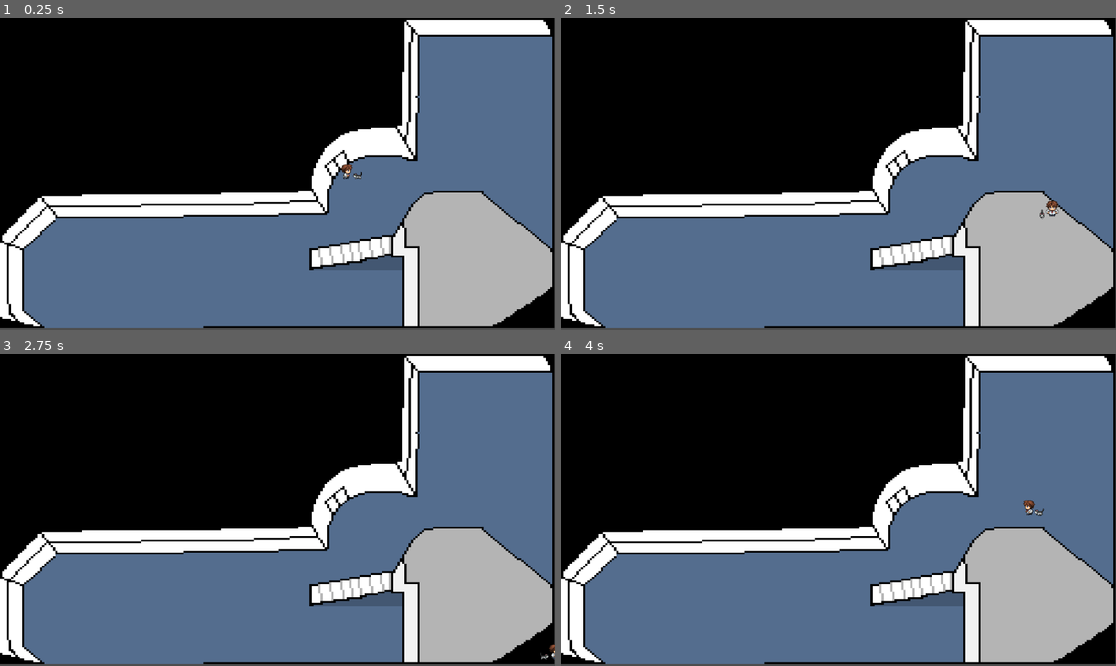
Above: before the commit, frames 1-4 (two rows, left to right).
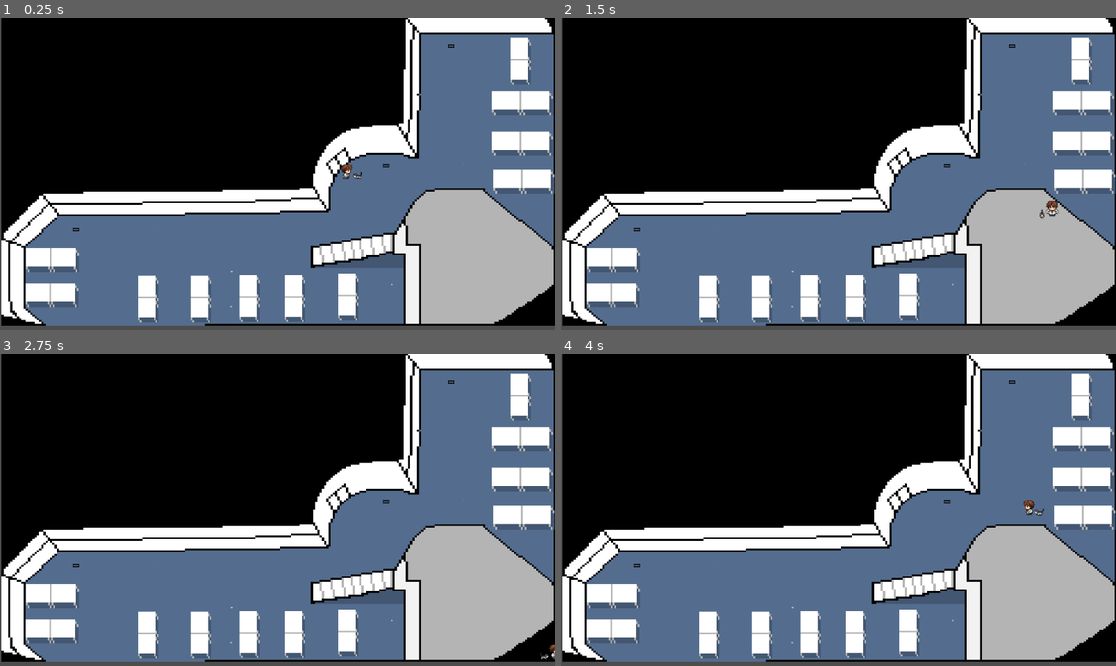
Above: after the commit, the same moments.

Repository: vigneshmourou/Project-Hoppy31-EPITECH-GAMEJAM-
Game: Godot game, scene res://scenes/main_scene.tscn
Two runs of this game, one before a commit and one after it. Both use one fixed random seed, a clock stepped at 60 frames per second and the inputs below. Before the commit the project has no main scene; this scene is started directly in both runs.
Inputs:
- Up to frame 1 (0.25 s): no input
- Up to frame 2 (1.5 s): tap Enter at 0.5 s; hold D (move_right) 0.53-1.28 s; hold S (move_backward) from 1.28 s (still down)
- Up to frame 3 (2.75 s): release S (move_backward) at 2.03 s; hold D (move_right) from 2.03 s (still down)
- Up to frame 4 (4 s): tap Space at 2.75 s; release D (move_right) at 2.78 s; hold W (move_forward) 2.78-3.53 s; tap Enter at 3.5 s; hold A (move_left) from 3.53 s (still down)

The runs differ from the first frame. In frame 1, 15% of the frame differs, in the area x 0-100%, y 0-100%; in frame 2, 15%; in frame 3, 15%; in frame 4, 15%.

Commit message:
[ADD]: colision and resolve merge problem

Diff:
--- a/APE/APE.tscn
+++ b/APE/APE.tscn
@@ -30,7 +30,7 @@
 [sub_resource type="RectangleShape2D" id="RectangleShape2D_u7k4p"]
 size = Vector2(47, 67)
 
-[node name="APE" type="Node2D"]
+[node name="APE2" type="Node2D"]
 
 [node name="TextureRect" type="TextureRect" parent="."]
 texture_filter = 1
--- a/KB2/KB2.tscn
+++ b/KB2/KB2.tscn
@@ -106,6 +106,7 @@
 
 [node name="Vent2" type="TextureRect" parent="TextureRect"]
 texture_filter = 3
+layout_mode = 0
 offset_left = 813.0
 offset_top = -13.0
 offset_right = 1315.0
@@ -115,6 +116,7 @@
 
 [node name="Vent3" type="TextureRect" parent="TextureRect"]
 texture_filter = 3
+layout_mode = 0
 offset_left = 34.0
 offset_top = 368.0
 offset_right = 536.0
@@ -135,6 +137,7 @@
 shape = SubResource("RectangleShape2D_wwqv0")
 
 [node name="table_blue2" type="TextureRect" parent="TextureRect"]
+layout_mode = 0
 offset_left = 203.0
 offset_top = 311.0
 offset_right = 1828.0
@@ -146,6 +149,7 @@
 shape = SubResource("RectangleShape2D_wwqv0")
 
 [node name="table_blue3" type="TextureRect" parent="TextureRect"]
+layout_mode = 0
 offset_left = 109.0
 offset_top = 311.0
 offset_right = 1734.0
@@ -157,6 +161,7 @@
 shape = SubResource("RectangleShape2D_wwqv0")
 
 [node name="table_blue4" type="TextureRect" parent="TextureRect"]
+layout_mode = 0
 offset_left = 8.0
 offset_top = 312.0
 offset_right = 1633.0
@@ -168,6 +173,7 @@
 shape = SubResource("RectangleShape2D_wwqv0")
 
 [node name="table_blue5" type="TextureRect" parent="TextureRect"]
+layout_mode = 0
 offset_left = -101.0
 offset_top = 312.0
 offset_right = 1524.0
@@ -193,6 +199,7 @@
 shape = SubResource("RectangleShape2D_prncc")
 
 [node name="table_horizontal_blue2" type="TextureRect" parent="TextureRect"]
+layout_mode = 0
 offset_left = -520.0
 offset_top = 372.0
 offset_right = 1258.0
@@ -204,6 +211,7 @@
 shape = SubResource("RectangleShape2D_prncc")
 
 [node name="table_green" type="TextureRect" parent="TextureRect"]
+layout_mode = 0
 offset_left = 360.0
 offset_top = 136.0
 offset_right = 2420.0
@@ -215,6 +223,7 @@
 shape = SubResource("RectangleShape2D_vgrqd")
 
 [node name="table_green2" type="TextureRect" parent="TextureRect"]
+layout_mode = 0
 offset_left = 357.0
 offset_top = 57.0
 offset_right = 2417.0
@@ -226,6 +235,7 @@
 shape = SubResource("RectangleShape2D_vgrqd")
 
 [node name="table_green3" type="TextureRect" parent="TextureRect"]
+layout_mode = 0
 offset_left = 357.0
 offset_top = -27.0
 offset_right = 2417.0
@@ -237,6 +247,7 @@
 shape = SubResource("RectangleShape2D_vgrqd")
 
 [node name="table_vertical_green" type="TextureRect" parent="TextureRect"]
+layout_mode = 0
 offset_left = 672.0
 offset_top = -182.0
 offset_right = 2297.0
--- /dev/null
+++ b/icon.svg
@@ -0,0 +1 @@
+<svg height="128" width="128" xmlns="http://www.w3.org/2000/svg"><rect x="2" y="2" width="124" height="124" rx="14" fill="#363d52" stroke="#212532" stroke-width="4"/><g transform="scale(.101) translate(122 122)"><g fill="#fff"><path d="M105 673v33q407 354 814 0v-33z"/><path fill="#478cbf" d="m105 673 152 14q12 1 15 14l4 67 132 10 8-61q2-11 15-15h162q13 4 15 15l8 61 132-10 4-67q3-13 15-14l152-14V427q30-39 56-81-35-59-83-108-43 20-82 47-40-37-88-64 7-51 8-102-59-28-123-42-26 43-46 89-49-7-98 0-20-46-46-89-64 14-123 42 1 51 8 102-48 27-88 64-39-27-82-47-48 49-83 108 26 42 56 81zm0 33v39c0 276 813 276 813 0v-39l-134 12-5 69q-2 10-14 13l-162 11q-12 0-16-11l-10-65H447l-10 65q-4 11-16 11l-162-11q-12-3-14-13l-5-69z"/><path d="M483 600c3 34 55 34 58 0v-86c-3-34-55-34-58 0z"/><circle cx="725" cy="526" r="90"/><circle cx="299" cy="526" r="90"/></g><g fill="#414042"><circle cx="307" cy="532" r="60"/><circle cx="717" cy="532" r="60"/></g></g></svg>
--- a/project.godot
+++ b/project.godot
@@ -11,7 +11,7 @@
 [application]
 
 config/name="game_jam"
-run/main_scene="res://scene/player.tscn"
+run/main_scene="res://scenes/main_scene.tscn"
 config/features=PackedStringArray("4.2", "Forward Plus")
 config/icon="res://icon.svg"
 
--- a/scenes/main_scene.tscn
+++ b/scenes/main_scene.tscn
@@ -1,10 +1,10 @@
 [gd_scene load_steps=3 format=3 uid="uid://2if6erpc5m6i"]
 
 [ext_resource type="PackedScene" uid="uid://ctjhu6myygumc" path="res://scenes/player.tscn" id="1_j5ra2"]
-[ext_resource type="PackedScene" uid="uid://drrxddg4rdwsc" path="res://scenes/maps/KB2.tscn" id="2_cfmee"]
+[ext_resource type="PackedScene" uid="uid://drrxddg4rdwsc" path="res://scenes/maps/KB2.tscn" id="1_vyvvn"]
 
 [node name="main_scene" type="Node2D"]
 
-[node name="KB2" parent="." instance=ExtResource("2_cfmee")]
+[node name="KB3" parent="." instance=ExtResource("1_vyvvn")]
 
 [node name="Player" parent="." instance=ExtResource("1_j5ra2")]
--- a/scenes/maps/APE.tscn
+++ b/scenes/maps/APE.tscn
@@ -1,6 +1,34 @@
-[gd_scene load_steps=2 format=3 uid="uid://g2iiwvfb463m"]
+[gd_scene load_steps=10 format=3 uid="uid://g2iiwvfb463m"]
 
-[ext_resource type="Texture2D" uid="uid://br0h3pvsnx32p" path="res://sprite/maps/APE.png" id="1_x2l1k"]
+[ext_resource type="Texture2D" uid="uid://da200bpye6u6v" path="res://APE/APE.png" id="1_8f1lb"]
+
+[sub_resource type="RectangleShape2D" id="RectangleShape2D_7ua38"]
+size = Vector2(143, 109)
+
+[sub_resource type="RectangleShape2D" id="RectangleShape2D_ki0ho"]
+size = Vector2(76, 62.5)
+
+[sub_resource type="SegmentShape2D" id="SegmentShape2D_t0x2p"]
+a = Vector2(1134, 122)
+b = Vector2(10, 122)
+
+[sub_resource type="SegmentShape2D" id="SegmentShape2D_si6l8"]
+a = Vector2(1128, 503)
+b = Vector2(13, 505)
+
+[sub_resource type="SegmentShape2D" id="SegmentShape2D_xkkso"]
+a = Vector2(10, 125)
+b = Vector2(13, 504)
+
+[sub_resource type="SegmentShape2D" id="SegmentShape2D_ake46"]
+a = Vector2(1133, 503)
+b = Vector2(1133, 125)
+
+[sub_resource type="RectangleShape2D" id="RectangleShape2D_q5b71"]
+size = Vector2(61, 112)
+
+[sub_resource type="RectangleShape2D" id="RectangleShape2D_u7k4p"]
+size = Vector2(47, 67)
 
 [node name="APE" type="Node2D"]
 
@@ -8,4 +36,58 @@
 texture_filter = 1
 offset_right = 2293.0
 offset_bottom = 645.0
-texture = ExtResource("1_x2l1k")
+texture = ExtResource("1_8f1lb")
+
+[node name="StaticBody2D" type="StaticBody2D" parent="."]
+
+[node name="CollisionShape2D10" type="CollisionShape2D" parent="StaticBody2D"]
+position = Vector2(756.5, 392.5)
+shape = SubResource("RectangleShape2D_7ua38")
+
+[node name="CollisionShape2D8" type="CollisionShape2D" parent="StaticBody2D"]
+position = Vector2(396, 401)
+shape = SubResource("RectangleShape2D_ki0ho")
+
+[node name="CollisionShape2D7" type="CollisionShape2D" parent="StaticBody2D"]
+position = Vector2(588, 203)
+shape = SubResource("RectangleShape2D_ki0ho")
+
+[node name="CollisionShape2D6" type="CollisionShape2D" parent="StaticBody2D"]
+position = Vector2(403, 200.5)
+shape = SubResource("RectangleShape2D_ki0ho")
+
+[node name="CollisionShape2D" type="CollisionShape2D" parent="StaticBody2D"]
+shape = SubResource("SegmentShape2D_t0x2p")
+
+[node name="CollisionShape2D2" type="CollisionShape2D" parent="StaticBody2D"]
+shape = SubResource("SegmentShape2D_si6l8")
+
+[node name="CollisionShape2D3" type="CollisionShape2D" parent="StaticBody2D"]
+shape = SubResource("SegmentShape2D_xkkso")
+
+[node name="CollisionShape2D4" type="CollisionShape2D" parent="StaticBody2D"]
+shape = SubResource("SegmentShape2D_ake46")
+
+[node name="CollisionShape2D5" type="CollisionShape2D" parent="StaticBody2D"]
+position = Vector2(144.5, 307)
+shape = SubResource("RectangleShape2D_q5b71")
+
+[node name="CollisionShape2D9" type="CollisionShape2D" parent="StaticBody2D"]
+position = Vector2(590, 402.75)
+shape = SubResource("RectangleShape2D_ki0ho")
+
+[node name="CollisionShape2D11" type="CollisionShape2D" parent="StaticBody2D"]
+position = Vector2(40.5, 150.5)
+shape = SubResource("RectangleShape2D_u7k4p")
+
+[node name="CollisionShape2D12" type="CollisionShape2D" parent="StaticBody2D"]
+position = Vector2(69, 461)
+shape = SubResource("RectangleShape2D_u7k4p")
+
+[node name="CollisionShape2D13" type="CollisionShape2D" parent="StaticBody2D"]
+position = Vector2(508, 141)
+shape = SubResource("RectangleShape2D_u7k4p")
+
+[node name="CollisionShape2D14" type="CollisionShape2D" parent="StaticBody2D"]
+position = Vector2(479, 457)
+shape = SubResource("RectangleShape2D_u7k4p")
--- a/scenes/maps/KB2.tscn
+++ b/scenes/maps/KB2.tscn
@@ -1,11 +1,319 @@
-[gd_scene load_steps=2 format=3 uid="uid://drrxddg4rdwsc"]
-
-[ext_resource type="Texture2D" uid="uid://cr58yg412puru" path="res://sprite/maps/KB2.png" id="1_flv2a"]
-
-[node name="KB2" type="Node2D"]
+[gd_scene load_steps=27 format=3 uid="uid://drrxddg4rdwsc"]
+
+[ext_resource type="Texture2D" uid="uid://bv1fwalvt5gbm" path="res://KB2/KB2.png" id="1_hd80m"]
+[ext_resource type="Texture2D" uid="uid://dx5wnccngdi0b" path="res://img/vent.png" id="2_ghror"]
+[ext_resource type="Texture2D" uid="uid://cafpwh1o8ixiv" path="res://img/table_vertical.png" id="3_3bpm7"]
+[ext_resource type="Texture2D" uid="uid://crewt6ap0tqc3" path="res://img/table_horizontal.png" id="4_fp6v6"]
+
+[sub_resource type="Theme" id="Theme_eix0x"]
+
+[sub_resource type="RectangleShape2D" id="RectangleShape2D_wwqv0"]
+size = Vector2(45, 97)
+
+[sub_resource type="RectangleShape2D" id="RectangleShape2D_prncc"]
+size = Vector2(110.5, 51)
+
+[sub_resource type="RectangleShape2D" id="RectangleShape2D_vgrqd"]
+size = Vector2(128, 50)
+
+[sub_resource type="RectangleShape2D" id="RectangleShape2D_7gypu"]
+size = Vector2(45, 98)
+
+[sub_resource type="SegmentShape2D" id="SegmentShape2D_ot0dv"]
+a = Vector2(119, 416)
+b = Vector2(51, 480)
+
+[sub_resource type="SegmentShape2D" id="SegmentShape2D_ut6ku"]
+a = Vector2(52, 475)
+b = Vector2(55, 600)
+
+[sub_resource type="SegmentShape2D" id="SegmentShape2D_8xfjo"]
+a = Vector2(50, 602)
+b = Vector2(87, 635)
+
+[sub_resource type="SegmentShape2D" id="SegmentShape2D_ibk65"]
+a = Vector2(834, 636)
+b = Vector2(92, 633)
+
+[sub_resource type="SegmentShape2D" id="SegmentShape2D_kjf22"]
+a = Vector2(838, 494)
+b = Vector2(836, 633)
+
+[sub_resource type="SegmentShape2D" id="SegmentShape2D_6ymdj"]
+a = Vector2(650, 515)
+b = Vector2(841, 491)
+
+[sub_resource type="SegmentShape2D" id="SegmentShape2D_55h1v"]
+a = Vector2(645, 476)
+b = Vector2(816, 450)
+
+[sub_resource type="SegmentShape2D" id="SegmentShape2D_1sq82"]
+a = Vector2(884, 356)
+b = Vector2(818, 444)
+
+[sub_resource type="SegmentShape2D" id="SegmentShape2D_re2bg"]
+a = Vector2(882, 360)
+b = Vector2(1005, 356)
+
+[sub_resource type="SegmentShape2D" id="SegmentShape2D_itpmp"]
+a = Vector2(1005, 354)
+b = Vector2(1153, 479)
+
+[sub_resource type="SegmentShape2D" id="SegmentShape2D_o581p"]
+a = Vector2(1151, 477)
+b = Vector2(1150, 32)
+
+[sub_resource type="SegmentShape2D" id="SegmentShape2D_hfeww"]
+a = Vector2(726, 296)
+b = Vector2(837, 281)
+
+[sub_resource type="SegmentShape2D" id="SegmentShape2D_iw4jn"]
+a = Vector2(700, 322)
+b = Vector2(726, 295)
+
+[sub_resource type="SegmentShape2D" id="SegmentShape2D_58xk0"]
+a = Vector2(699, 323)
+b = Vector2(687, 357)
+
+[sub_resource type="RectangleShape2D" id="RectangleShape2D_tbymr"]
+size = Vector2(33, 291)
+
+[sub_resource type="RectangleShape2D" id="RectangleShape2D_fmcd2"]
+size = Vector2(1144, 39)
+
+[sub_resource type="RectangleShape2D" id="RectangleShape2D_rkob6"]
+size = Vector2(622.5, 53)
+
+[node name="KB3" type="Node2D"]
 
 [node name="TextureRect" type="TextureRect" parent="."]
 texture_filter = 1
-offset_right = 2302.0
-offset_bottom = 644.0
-texture = ExtResource("1_flv2a")
+offset_left = 3.0
+offset_top = -5.0
+offset_right = 2305.0
+offset_bottom = 639.0
+texture = ExtResource("1_hd80m")
+
+[node name="Vent1" type="TextureRect" parent="TextureRect"]
+texture_filter = 3
+layout_mode = 0
+offset_left = 678.0
+offset_top = 235.0
+offset_right = 1180.0
+offset_bottom = 402.0
+theme = SubResource("Theme_eix0x")
+texture = ExtResource("2_ghror")
+
+[node name="Vent2" type="TextureRect" parent="TextureRect"]
+texture_filter = 3
+layout_mode = 0
+offset_left = 813.0
+offset_top = -13.0
+offset_right = 1315.0
+offset_bottom = 154.0
+theme = SubResource("Theme_eix0x")
+texture = ExtResource("2_ghror")
+
+[node name="Vent3" type="TextureRect" parent="TextureRect"]
+texture_filter = 3
+layout_mode = 0
+offset_left = 34.0
+offset_top = 368.0
+offset_right = 536.0
+offset_bottom = 535.0
+theme = SubResource("Theme_eix0x")
+texture = ExtResource("2_ghror")
+
+[node name="table_blue" type="TextureRect" parent="TextureRect"]
+layout_mode = 0
+offset_left = 314.0
+offset_top = 308.0
+offset_right = 1939.0
+offset_bottom = 861.0
+texture = ExtResource("3_3bpm7")
+
+[node name="CollisionShape2D" type="CollisionShape2D" parent="TextureRect/table_blue"]
+position = Vector2(407.5, 275.5)
+shape = SubResource("RectangleShape2D_wwqv0")
+
+[node name="table_blue2" type="TextureRect" parent="TextureRect"]
+layout_mode = 0
+offset_left = 203.0
+offset_top = 311.0
+offset_right = 1828.0
+offset_bottom = 864.0
+texture = ExtResource("3_3bpm7")
+
+[node name="CollisionShape2D" type="CollisionShape2D" parent="TextureRect/table_blue2"]
+position = Vector2(407.5, 275.5)
+shape = SubResource("RectangleShape2D_wwqv0")
+
+[node name="table_blue3" type="TextureRect" parent="TextureRect"]
+layout_mode = 0
+offset_left = 109.0
+offset_top = 311.0
+offset_right = 1734.0
+offset_bottom = 864.0
+texture = ExtResource("3_3bpm7")
+
+[node name="CollisionShape2D" type="CollisionShape2D" parent="TextureRect/table_blue3"]
+position = Vector2(407.5, 275.5)
+shape = SubResource("RectangleShape2D_wwqv0")
+
+[node name="table_blue4" type="TextureRect" parent="TextureRect"]
+layout_mode = 0
+offset_left = 8.0
+offset_top = 312.0
+offset_right = 1633.0
+offset_bottom = 865.0
+texture = ExtResource("3_3bpm7")
+
+[node name="CollisionShape2D" type="CollisionShape2D" parent="TextureRect/table_blue4"]
+position = Vector2(407.5, 275.5)
+shape = SubResource("RectangleShape2D_wwqv0")
+
+[node name="table_blue5" type="TextureRect" parent="TextureRect"]
+layout_mode = 0
+offset_left = -101.0
+offset_top = 312.0
+offset_right = 1524.0
+offset_bottom = 865.0
+texture = ExtResource("3_3bpm7")
+
+[node name="CollisionShape2D" type="CollisionShape2D" parent="TextureRect/table_blue5"]
+position = Vector2(407.5, 275.5)
+shape = SubResource("RectangleShape2D_wwqv0")
+
+[node name="table_horizontal_blue" type="TextureRect" parent="TextureRect"]
+layout_mode = 1
+anchors_preset = -1
+anchor_left = -0.077
+offset_left = -341.746
+offset_top = 299.0
+offset_right = 1259.0
+offset_bottom = 821.0
+texture = ExtResource("4_fp6v6")
+
+[node name="CollisionShape2D" type="CollisionShape2D" parent="TextureRect/table_horizontal_blue"]
+position = Vector2(624.75, 209.5)
+shape = SubResource("RectangleShape2D_prncc")
+
+[node name="table_horizontal_blue2" type="TextureRect" parent="TextureRect"]
+layout_mode = 0
+offset_left = -520.0
+offset_top = 372.0
+offset_right = 1258.0
+offset_bottom = 894.0
+texture = ExtResource("4_fp6v6")
+
+[node name="CollisionShape2D" type="CollisionShape2D" parent="TextureRect/table_horizontal_blue2"]
+position = Vector2(624.75, 209.5)
+shape = SubResource("RectangleShape2D_prncc")
+
+[node name="table_green" type="TextureRect" parent="TextureRect"]
+layout_mode = 0
+offset_left = 360.0
+offset_top = 136.0
+offset_right = 2420.0
+offset_bottom = 658.0
+texture = ExtResource("4_fp6v6")
+
+[node name="CollisionShape2D" type="CollisionShape2D" parent="TextureRect/table_green"]
+position = Vector2(724, 209)
+shape = SubResource("RectangleShape2D_vgrqd")
+
+[node name="table_green2" type="TextureRect" parent="TextureRect"]
+layout_mode = 0
+offset_left = 357.0
+offset_top = 57.0
+offset_right = 2417.0
+offset_bottom = 579.0
+texture = ExtResource("4_fp6v6")
+
+[node name="CollisionShape2D" type="CollisionShape2D" parent="TextureRect/table_green2"]
+position = Vector2(724, 209)
+shape = SubResource("RectangleShape2D_vgrqd")
+
+[node name="table_green3" type="TextureRect" parent="TextureRect"]
+offset_left = 357.0
+offset_top = -27.0
+offset_right = 2417.0
+offset_bottom = 495.0
+texture = ExtResource("4_fp6v6")
+
+[node name="StaticBody2D" type="StaticBody2D" parent="TextureRect/table_green3"]
+
+[node name="CollisionShape2D" type="CollisionShape2D" parent="TextureRect/table_green3/StaticBody2D"]
+position = Vector2(724, 209)
+shape = SubResource("RectangleShape2D_vgrqd")
+
+[node name="table_vertical_green" type="TextureRect" parent="TextureRect"]
+offset_left = 672.0
+offset_top = -182.0
+offset_right = 2297.0
+offset_bottom = 371.0
+texture = ExtResource("3_3bpm7")
+
+[node name="StaticBody2D" type="StaticBody2D" parent="TextureRect/table_vertical_green"]
+
+[node name="CollisionShape2D" type="CollisionShape2D" parent="TextureRect/table_vertical_green/StaticBody2D"]
+position = Vector2(406.5, 276)
+shape = SubResource("RectangleShape2D_7gypu")
+
+[node name="StaticBody2D" type="StaticBody2D" parent="."]
+
+[node name="CollisionShape2D16" type="CollisionShape2D" parent="StaticBody2D"]
+shape = SubResource("SegmentShape2D_ot0dv")
+
+[node name="CollisionShape2D15" type="CollisionShape2D" parent="StaticBody2D"]
+shape = SubResource("SegmentShape2D_ut6ku")
+
+[node name="CollisionShape2D14" type="CollisionShape2D" parent="StaticBody2D"]
+shape = SubResource("SegmentShape2D_8xfjo")
+
+[node name="CollisionShape2D17" type="CollisionShape2D" parent="StaticBody2D"]
+shape = SubResource("SegmentShape2D_ibk65")
+
+[node name="CollisionShape2D13" type="CollisionShape2D" parent="StaticBody2D"]
+shape = SubResource("SegmentShape2D_kjf22")
+
+[node name="CollisionShape2D12" type="CollisionShape2D" parent="StaticBody2D"]
+shape = SubResource("SegmentShape2D_6ymdj")
+
+[node name="CollisionShape2D11" type="CollisionShape2D" parent="StaticBody2D"]
+shape = SubResource("SegmentShape2D_55h1v")
+
+[node name="CollisionShape2D10" type="CollisionShape2D" parent="StaticBody2D"]
+shape = SubResource("SegmentShape2D_1sq82")
+
+[node name="CollisionShape2D9" type="CollisionShape2D" parent="StaticBody2D"]
+shape = SubResource("SegmentShape2D_re2bg")
+
+[node name="CollisionShape2D8" type="CollisionShape2D" parent="StaticBody2D"]
+shape = SubResource("SegmentShape2D_itpmp")
+
+[node name="CollisionShape2D7" type="CollisionShape2D" parent="StaticBody2D"]
+shape = SubResource("SegmentShape2D_o581p")
+
+[node name="CollisionShape2D6" type="CollisionShape2D" parent="StaticBody2D"]
+shape = SubResource("SegmentShape2D_hfeww")
+
+[node name="CollisionShape2D5" type="CollisionShape2D" parent="StaticBody2D"]
+shape = SubResource("SegmentShape2D_iw4jn")
+
+[node name="CollisionShape2D4" type="CollisionShape2D" parent="StaticBody2D"]
+shape = SubResource("SegmentShape2D_58xk0")
+debug_color = Color(0, 0.6, 0.701961, 0.419608)
+
+[node name="CollisionShape2D3" type="CollisionShape2D" parent="StaticBody2D"]
+position = Vector2(853.5, 145.5)
+shape = SubResource("RectangleShape2D_tbymr")
+
+[node name="CollisionShape2D2" type="CollisionShape2D" parent="StaticBody2D"]
+position = Vector2(582, 9.5)
+shape = SubResource("RectangleShape2D_fmcd2")
+
+[node name="CollisionShape2D" type="CollisionShape2D" parent="StaticBody2D"]
+position = Vector2(371, 382)
+shape = SubResource("RectangleShape2D_rkob6")
+one_way_collision = true
Not shown: 1 places in APE/APE.tscn that only renumber resources
Not shown: 1 places in KB2/KB2.tscn that only renumber resources
Not shown, added: icon.svg.import
